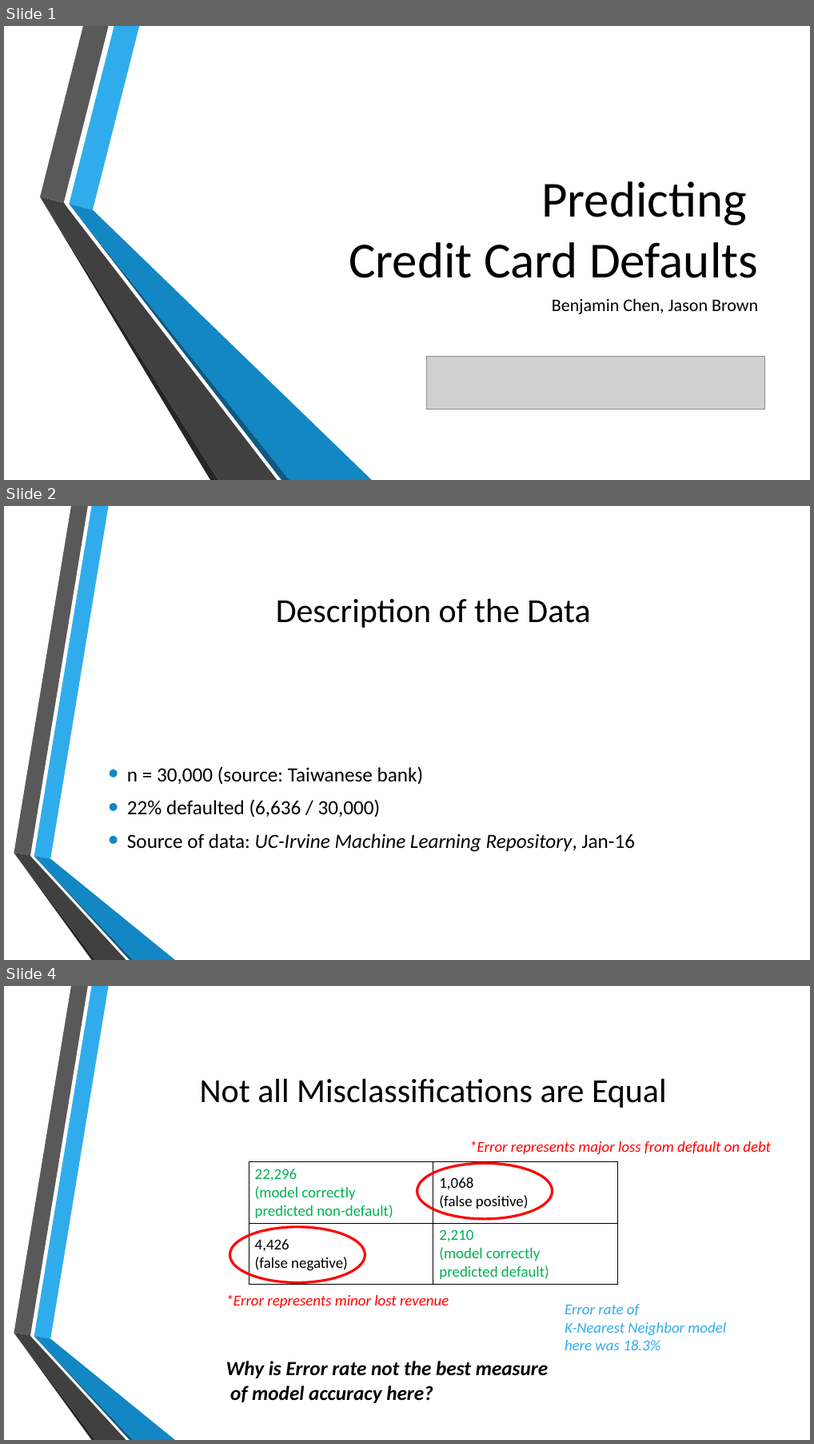
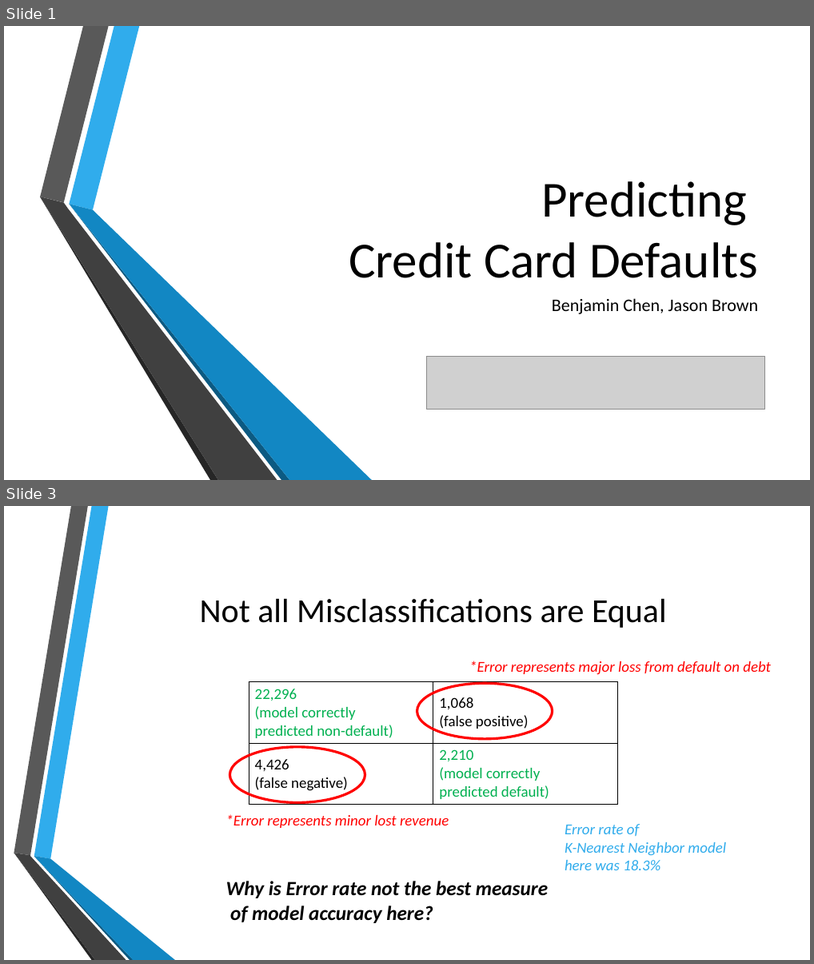
Before and after one commit to jb08/credit_card_default_ML, a slide deck: Predicting_Credit_Card_defaults.pptx. Shown one above the other, each under a label of ours: slides 1, 2 and 4 before the commit, slides 1 and 3 after it; the slides between them are not shown. The pictures are 814x1444 and 814x964 pixels, drawn with LibreOffice and Linux fonts; fonts in the diff are those of the drawing; grey boxes stand for pictures; background and template pictures are left out. Boxes give left, top, right and bottom in pixels: in the first picture for what was removed or moved away, otherwise in the second. Text is boxed around its words. In the diff, an @@ line names an element or a change of style, - is before the commit and + after.

```diff
--- a/Predicting_Credit_Card_defaults.pptx
+++ b/Predicting_Credit_Card_defaults.pptx
@@ slide 2 removed at [4, 506, 810, 960], background picture (left out); not listed: 6 template elements that a slide beside it also shows @@
@@ title removed at [276, 599, 590, 628] @@
-Description of the Data
@@ text removed at [127, 767, 636, 852] @@
-• n = 30,000 (source: Taiwanese bank)
-• 22% defaulted (6,636 / 30,000)
-• Source of data: UC-Irvine Machine Learning Repository, Jan-16
@@ what was slide 4 is now slide 3 @@
```
Also in this commit, not shown: 8 slides changed.
